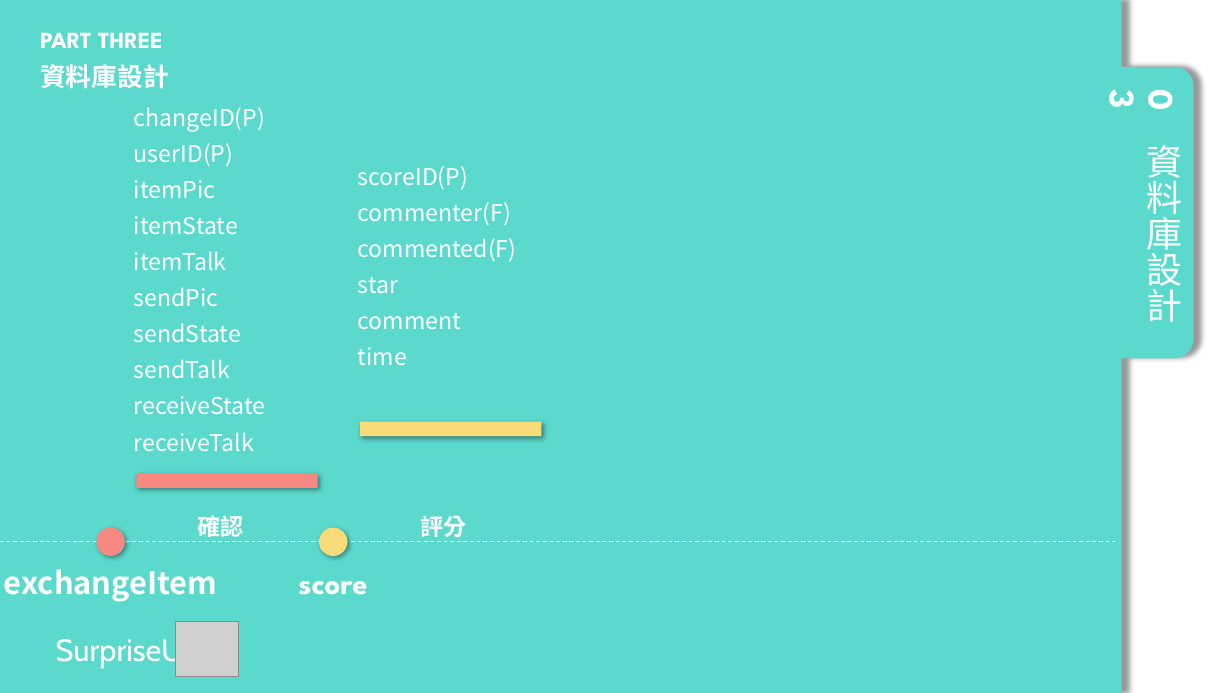
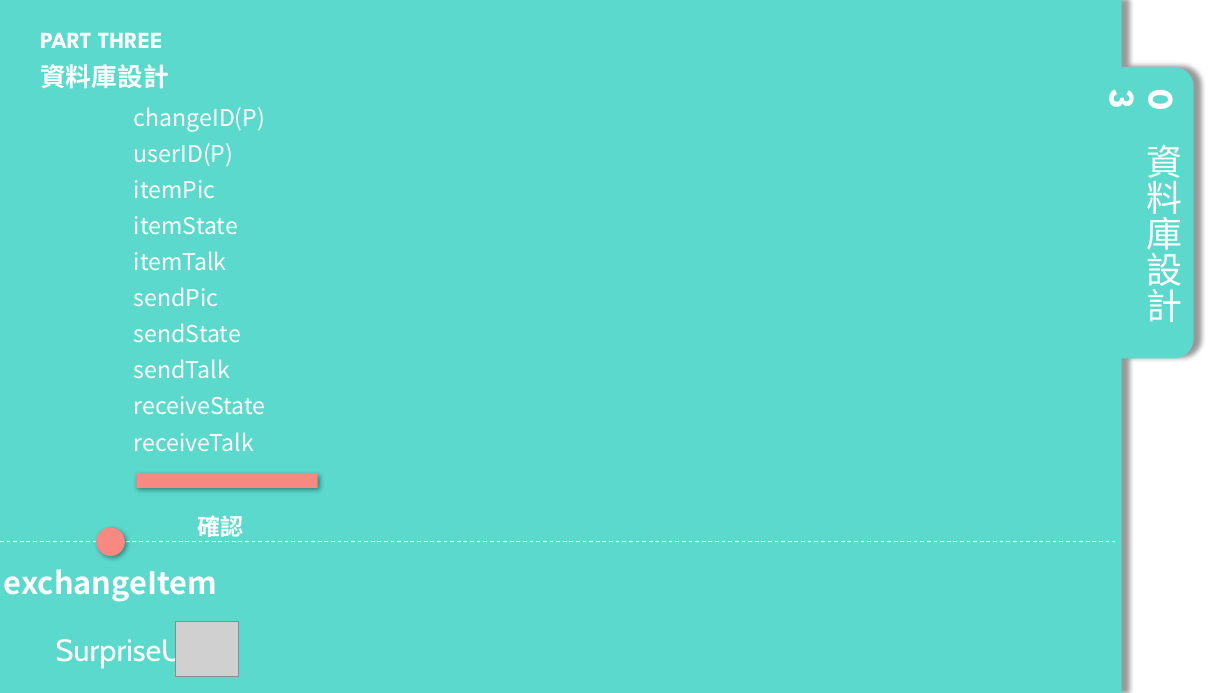
Before and after one commit to wtfaha/1061_SurpriseU, a slide deck: slide 10 of 其他/ppt/20171128_進度報告.pptx. Drawn at 1232x693 pixels with LibreOffice and Linux fonts; fonts in the diff are those of the drawing; grey boxes stand for pictures. Boxes give left, top, right and bottom in pixels: in the first picture for what was removed or moved away, otherwise in the second. Text is boxed around its words. In the diff, an @@ line names an element or a change of style, - is before the commit and + after.

```diff
--- a/其他/ppt/20171128_進度報告.pptx
+++ b/其他/ppt/20171128_進度報告.pptx
@@ text removed at (358,166,517,365) @@
-scoreID(P)
-commenter(F)
-commented(F)
-star
-comment
-time
@@ rectangle removed at (360,421,542,436) @@
@@ ellipse removed at (319,528,348,556) @@
@@ text removed at (421,515,467,537) @@
-評分
@@ text removed at (298,581,367,595) @@
-score
```
Also in this commit, not shown: 4 other slides changed, 2 other files.
